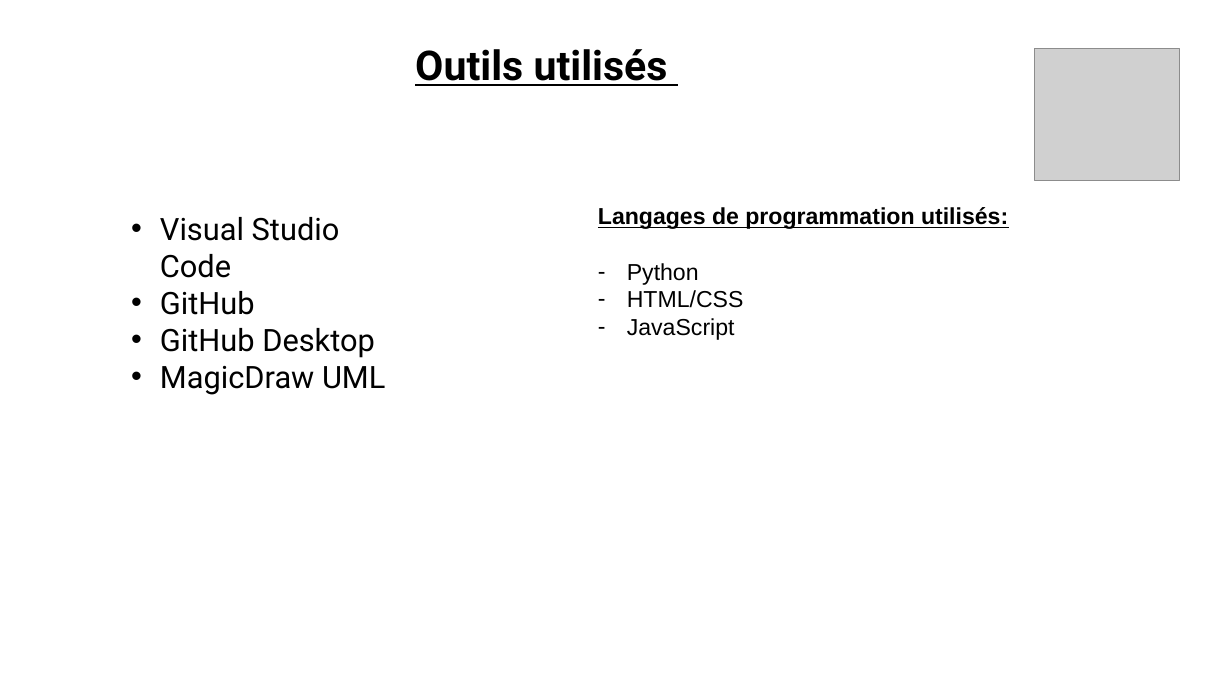
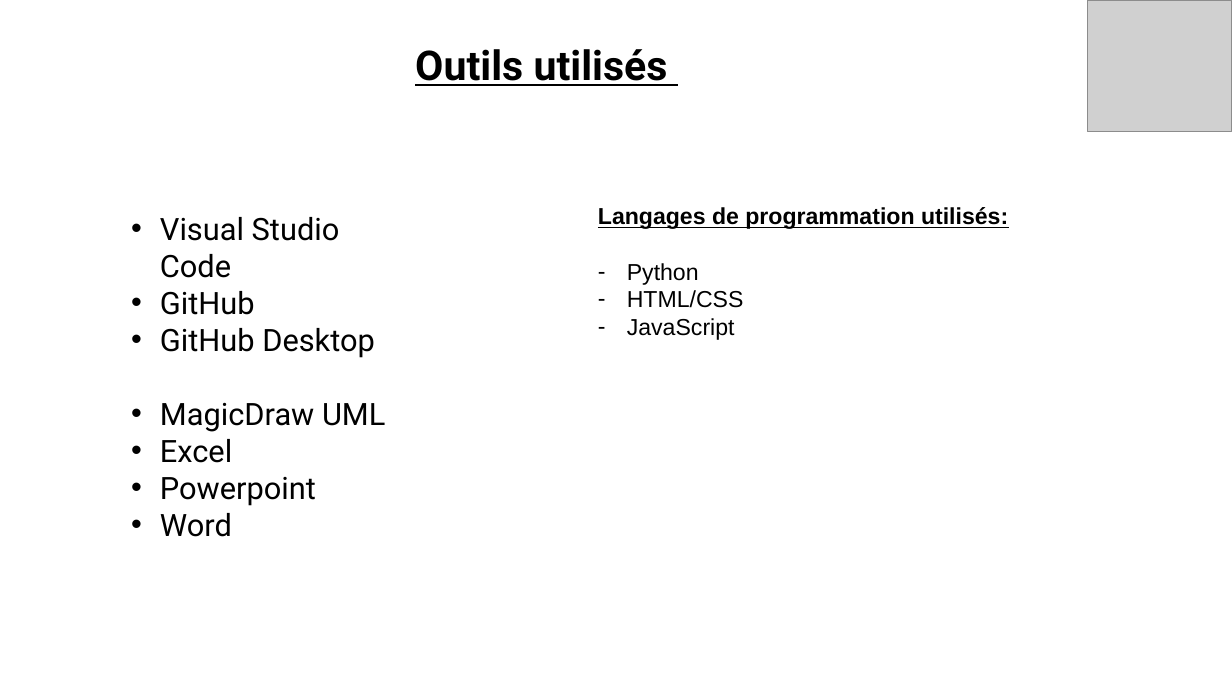
Before and after one commit to vento11b/mini-projet2, a slide deck: slide 7 of Présentation/TOKI.pptx. Drawn at 1232x693 pixels with LibreOffice and Linux fonts; fonts in the diff are those of the drawing; grey boxes stand for pictures. Boxes give left, top, right and bottom in pixels: in the first picture for what was removed or moved away, otherwise in the second. Text is boxed around its words. In the diff, an @@ line names an element or a change of style, - is before the commit and + after.

```diff
--- a/Présentation/TOKI.pptx
+++ b/Présentation/TOKI.pptx
@@ picture: place and size @@
-picture at (1035,49,1179,181)
+picture at (1088,0,1232,132)
@@ text at (160,439,316,537): paragraphs added @@
+• Excel
+• Powerpoint
+• Word
```
Also in this commit, not shown: 6 other slides changed, 5 slides added, 1 slide removed, 1 other file.
